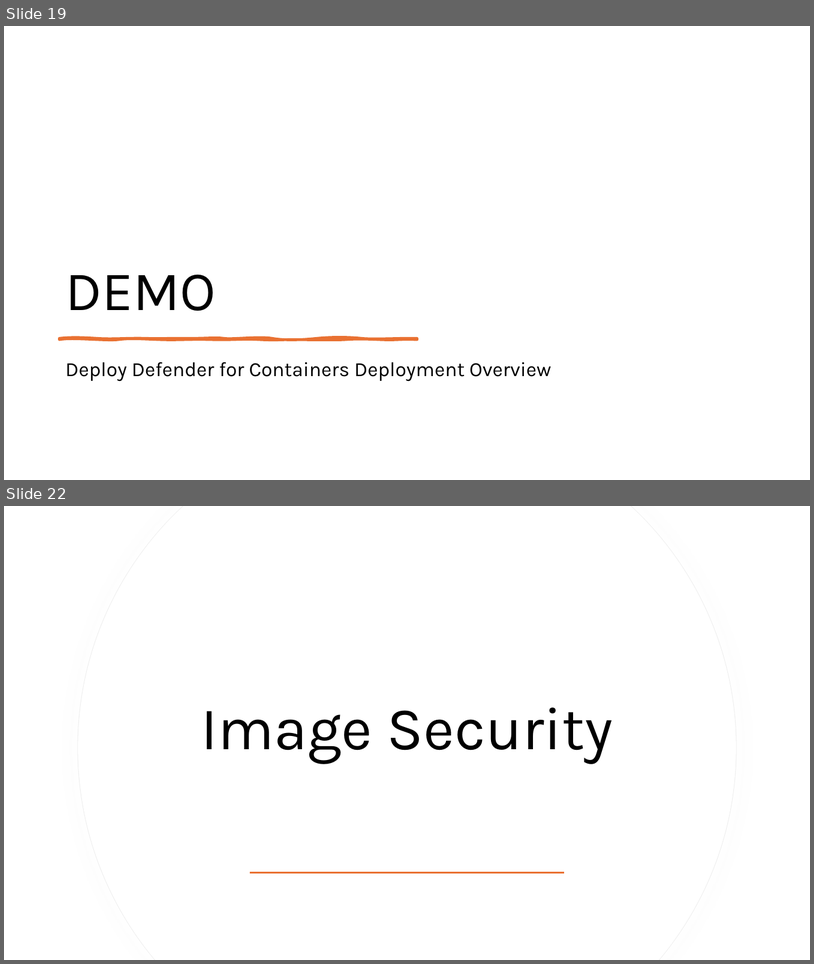
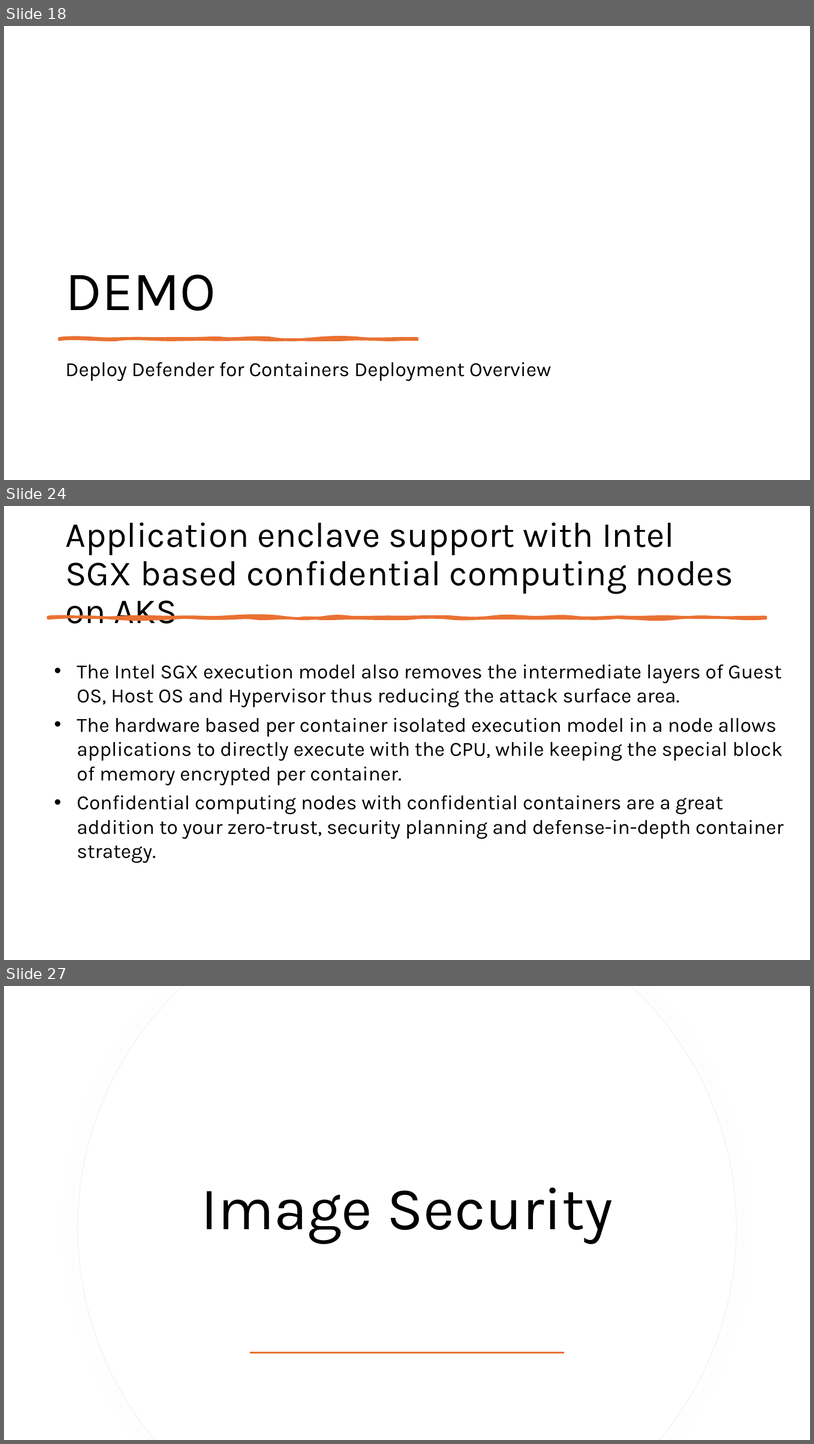
Before and after one commit to fhbilgen/AKSDeepDive, a slide deck: AKS_DD_Security.pptx. Shown one above the other, each under a label of ours: slides 19 and 22 before the commit, slides 18, 24 and 27 after it; the slides between them are not shown. The pictures are 814x964 and 814x1444 pixels, drawn with LibreOffice and Linux fonts; fonts in the diff are those of the drawing. Boxes give left, top, right and bottom in pixels: in the first picture for what was removed or moved away, otherwise in the second. Text is boxed around its words. In the diff, an @@ line names an element or a change of style, - is before the commit and + after.

Commit message:
Some addition to Monitoring and Security

```diff
--- a/AKS_DD_Security.pptx
+++ b/AKS_DD_Security.pptx
@@ slide 24 added at <box>4,506,810,960</box>, background #FFFFFF @@
@@ title added at <box>65,522,733,624</box>, 42 pt, text #000000 @@
+Application enclave support with Intel SGX based confidential computing nodes on AKS
@@ freeform shape added at <box>48,617,766,618</box>, fill #E97132, outline #E97132 3.25 pt @@
@@ text added at <box>77,664,784,839</box>, 24 pt, text #000000 @@
+• The Intel SGX execution model also removes the intermediate layers of Guest OS, Host OS and Hypervisor thus reducing the attack surface area.
+• The hardware based per container isolated execution model in a node allows applications to directly execute with the CPU, while keeping the special block of memory encrypted per container.
+• Confidential computing nodes with confidential containers are a great addition to your zero-trust, security planning and defense-in-depth container strategy.
@@ what was slide 19 is now slide 18 @@
@@ what was slide 22 is now slide 27 @@
```
Also in this commit, not shown: 2 slides changed, 13 other slides added, 3 slides removed, 11 other files.
